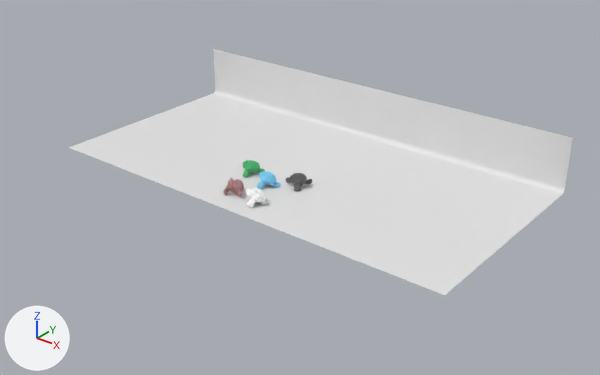
An edit to the Blender file shader-fluo.blend, drawn before and after from the same camera.
Before and after are seen from a camera (50 mm lens) standing at (48.2, -52.1, 35.4) and looking at (2.1, 5.5, -0.4). The lights are fixed; the arrows at lower left show +X, +Y and +Z.

Objects in the first picture: 'Plane', 'Suzanne.001', 'Suzanne.008', 'Suzanne.011', 'Suzanne.013'.
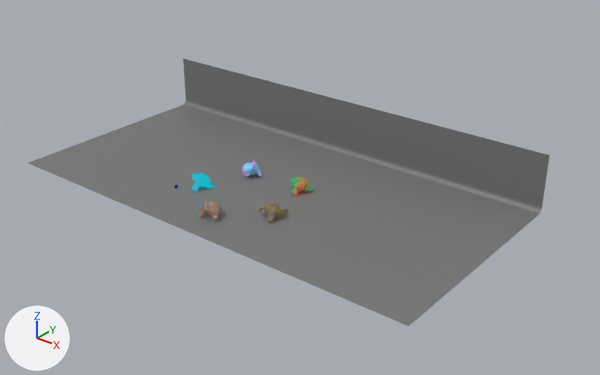
What differs and where, as boxes [x1, y1, x2, y2] in the pictures (600 x 375 px):
'Plane', recoloured, moved (white to grey)
    before: [69, 49, 573, 295]
    after: [29, 59, 550, 326]
'Suzanne.013', recoloured
    both: [191, 173, 270, 208]
'Suzanne.001', surface changed
    both: [257, 171, 314, 196]
'Suzanne.008', moved
    before: [223, 178, 244, 196]
    after: [199, 200, 221, 219]
'Suzanne.011', surface changed, reshaped, moved, turned
    before: [243, 160, 265, 178]
    after: [242, 161, 262, 176]

The change, as a list of edits to the scene's bpy script:
```text
Add ng_blacklight_fluo:
    ng_blacklight_fluo = bpy.data.node_groups.new('blacklight-fluo', 'ShaderNodeTree')
    # nodes: Emission, MapRange, Mapping, Math, MixShader, TexCoord, Value, VectorMath
    # colours: cyan #10b4c7
Change mat_demo_stripes:
    where n3 = _N.new('ShaderNodeGroup'); n3.name = 'Group'
    n3.node_tree: ng_nodegroup_001 -> ng_blacklight_fluo
Add mat_demo_basic:
    mat_demo_basic = bpy.data.materials.new('demo-basic')
    # nodes: BsdfPrincipled, Group, OutputMaterial, Value
    # colours: cyan #10b4c7, white #ffffff
Add mat_floor:
    mat_floor = principled_material('floor')
    mat_floor.base_color = (0.184, 0.184, 0.184)  # grey #777777
Change me_plane:
    where me_plane.from_pydata(...)  # 18 vertices, 8 faces; spans x -23.1..23.1, y -23.1..-0.3, z 0.0..5.7
    remove me_plane.materials.append(mat_material_002)  # white #e7e7e7
    add me_plane.materials.append(mat_floor)  # grey #777777
Change me_suzanne_013:
    where me_suzanne_013.from_pydata(...)  # 507 vertices, 500 faces; spans x -1.37..1.37, y -0.52..1.18, z -1.05..0.92
    remove me_suzanne_013.materials.append(mat_demo_basic_yellow)
    add me_suzanne_013.materials.append(mat_demo_basic)
Change ob_plane:
    ob_plane.location: (0.0, 20.14, 0.0) -> (0.0, 14.94, 0.0)
Change ob_suzanne_008:
    ob_suzanne_008.location: (-1.63, -0.23, 0.79) -> (-0.21, -4.99, 0.76)
Change ob_suzanne_011:
    ob_suzanne_011: bpy.data.objects.new('Suzanne.011', me_suzanne_011) -> bpy.data.objects.new('Suzanne.011', me_suzanne_001)
    ob_suzanne_011.location: (-3.21, 4.02, 0.75) -> (-2.76, 4.16, 0.76)
    ob_suzanne_011.rotation_euler: (-0.611, 0.0478, 0.124) -> (-0.627, 0.218, 2.16)  # degrees (-35, 2.7, 7.1) -> degrees (-36, 12, 124)
Change ob_suzanne_001:
    ob_suzanne_001: bpy.data.objects.new('Suzanne.001', me_suzanne_001) -> bpy.data.objects.new('Suzanne.001', me_suzanne_011)
```
